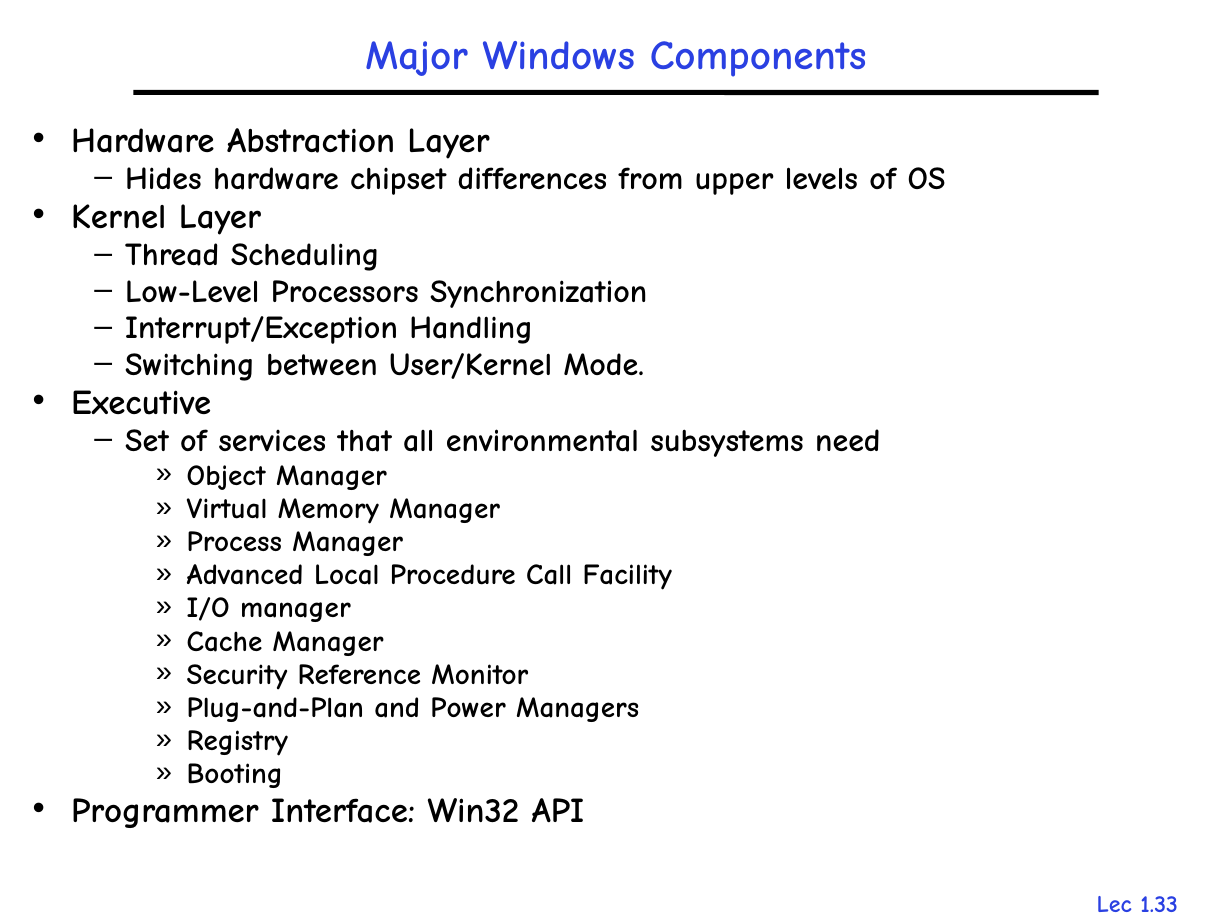
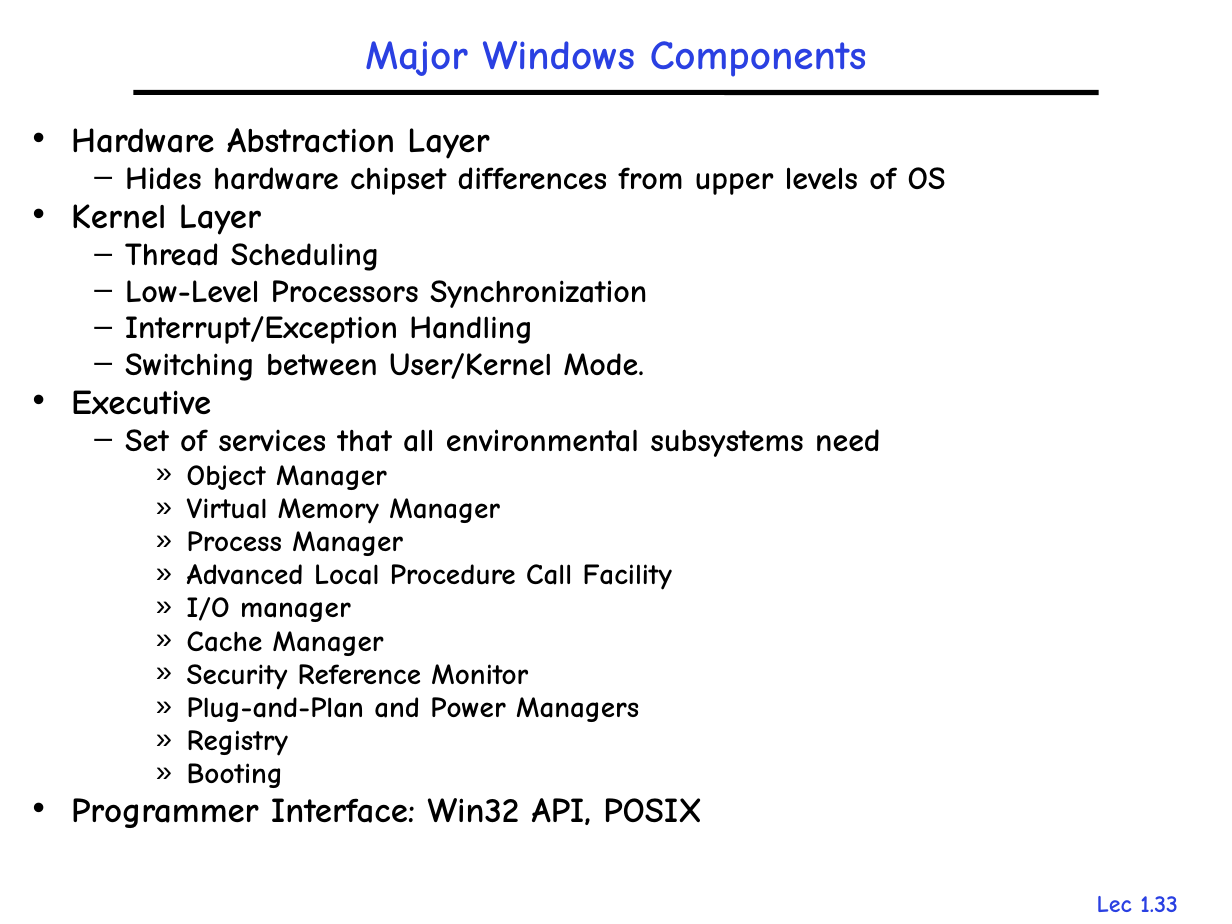
Before and after one commit to gulaoshi/gu.github.io, a slide deck: slide 33 of AdvOS/PPT+papers/L01-Overview.pptx. Drawn at 1232x924 pixels with LibreOffice and Linux fonts; fonts in the diff are those of the drawing. Boxes give left, top, right and bottom in pixels: in the first picture for what was removed or moved away, otherwise in the second. Text is boxed around its words. In the diff, an @@ line names an element or a change of style, - is before the commit and + after.

```diff
--- a/AdvOS/PPT+papers/L01-Overview.pptx
+++ b/AdvOS/PPT+papers/L01-Overview.pptx
@@ text at (x1=71, y1=798, x2=702, y2=828): text changed @@
-• Programmer Interface: Win32 API
+• Programmer Interface: Win32 API, POSIX
```
Also in this commit, not shown: 6 other slides changed, 1 slide added, 3 other files.
